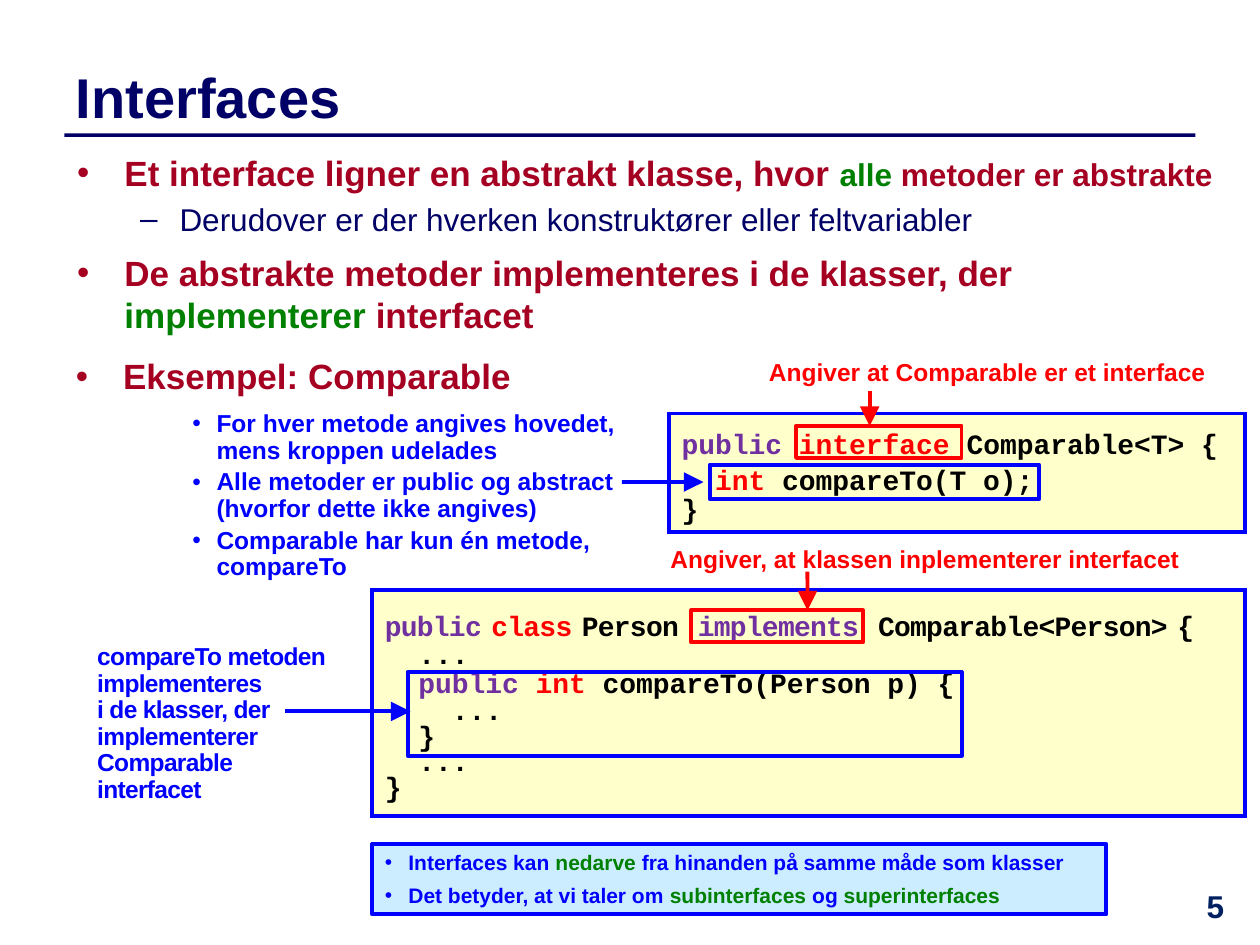
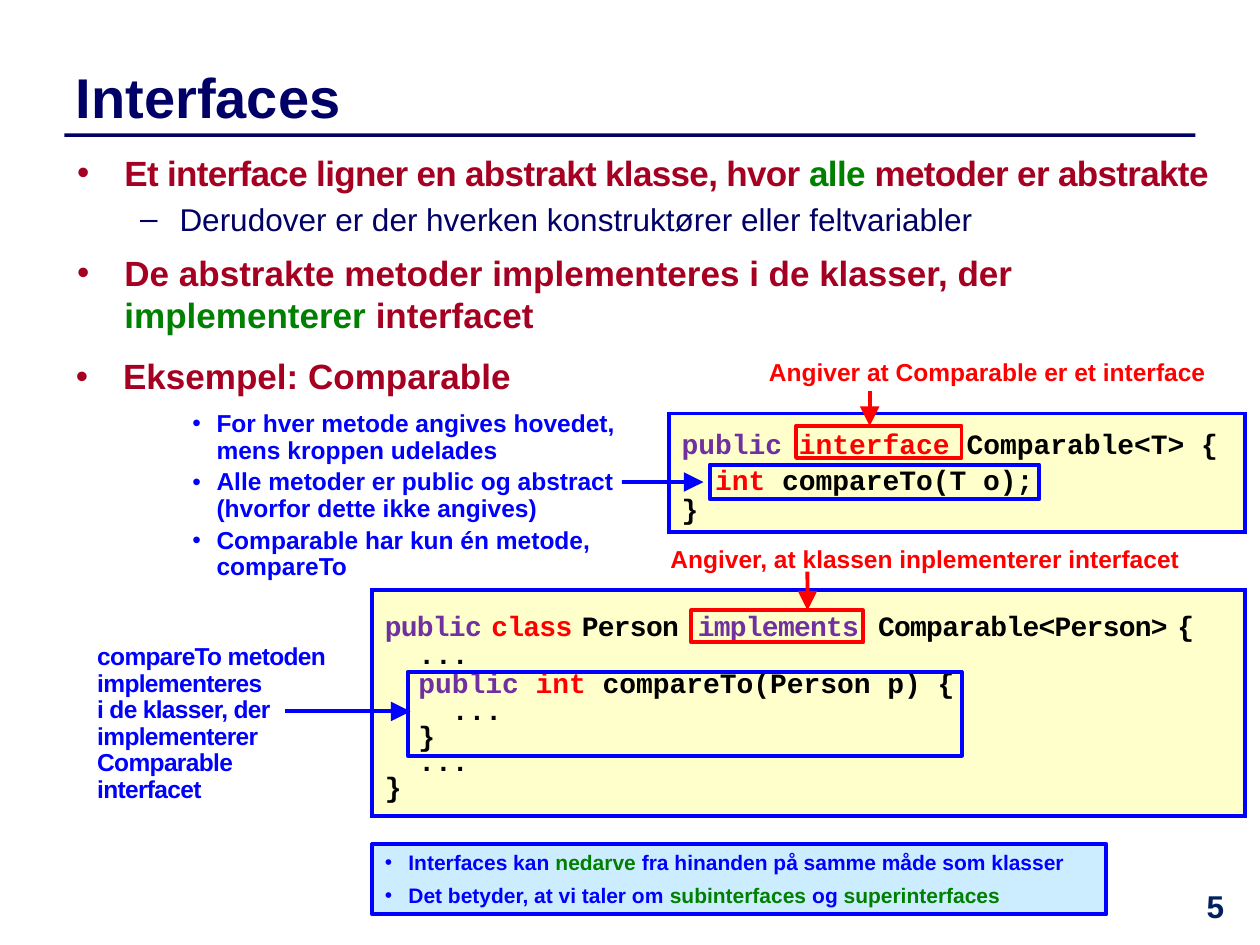
Before and after one commit to IntProgAU/Materiale, a slide deck: slide 5 of web/e24/uge_12/Slides-Uge12.pptx. Drawn at 1260x945 pixels with LibreOffice and Linux fonts; fonts in the diff are those of the drawing. Boxes give left, top, right and bottom in pixels: in the first picture for what was removed or moved away, otherwise in the second. Text is boxed around its words. In the diff, an @@ line names an element or a change of style, - is before the commit and + after.

```diff
--- a/web/e24/uge_12/Slides-Uge12.pptx
+++ b/web/e24/uge_12/Slides-Uge12.pptx
@@ text at (124,160,1208,192): size 18 to 20 pt in "alle metoder er abstrakte"; letter spacing 0 to -0.4 pt in "Et interface ligner en abstrakt klasse, hvor ..." @@
```
Also in this commit, not shown: 5 other slides changed, 1 other file.
